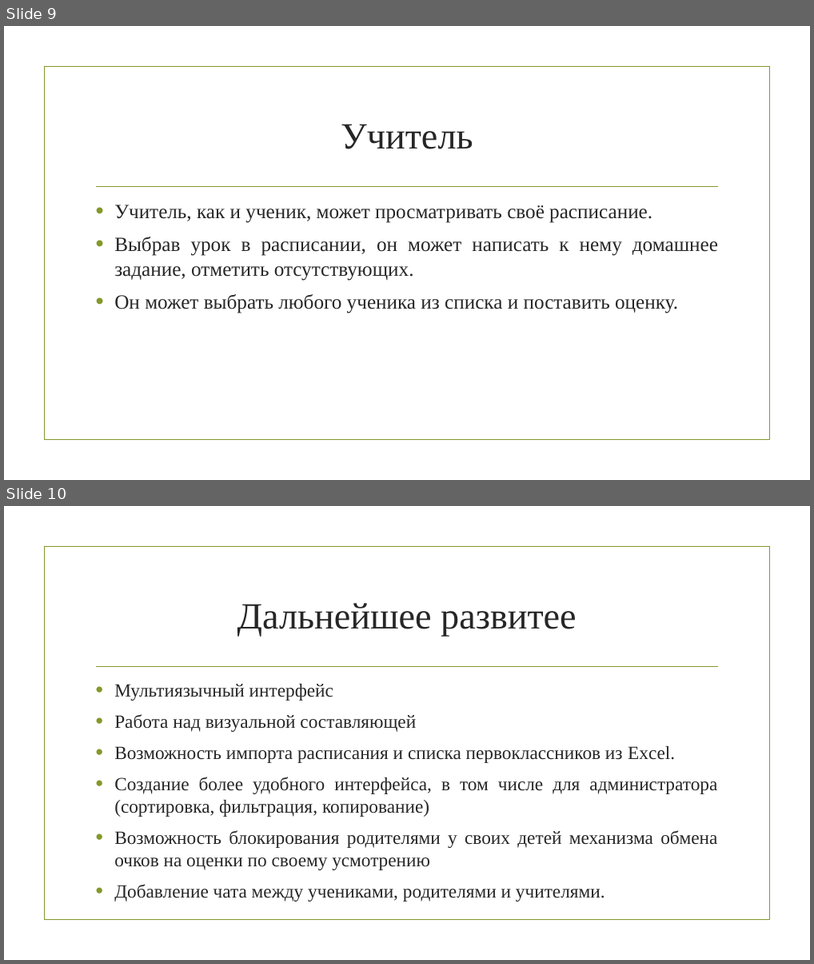
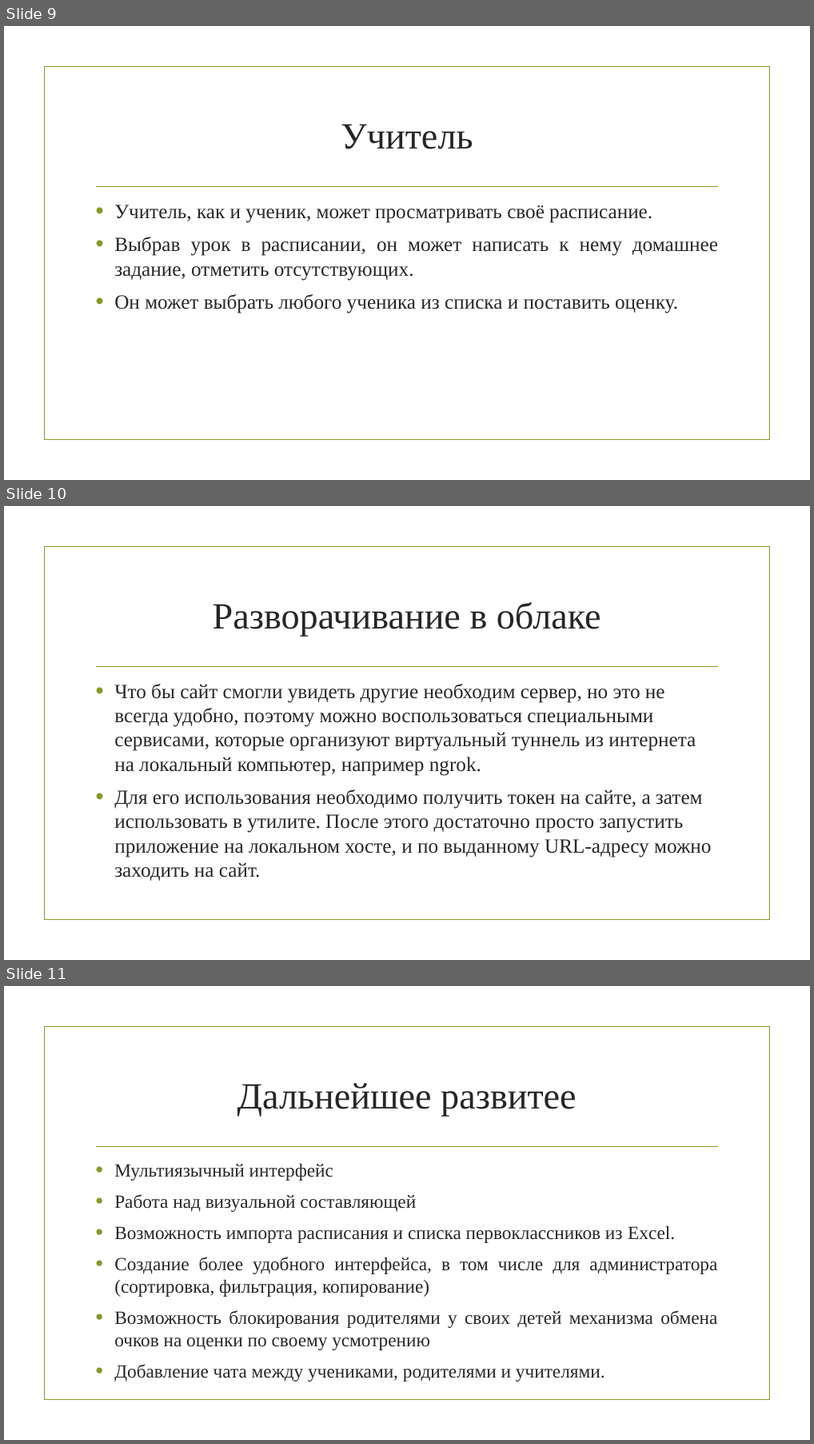
Before and after one commit to CringeCode228/WebSite, a slide deck: Электронный дневник.pptx. Shown one above the other, each under a label of ours: slides 9 and 10 before the commit, slides 9, 10 and 11 after it. The pictures are 814x964 and 814x1444 pixels, drawn with LibreOffice and Linux fonts; fonts in the diff are those of the drawing; background and template pictures are left out. Boxes give left, top, right and bottom in pixels: in the first picture for what was removed or moved away, otherwise in the second. Text is boxed around its words. In the diff, an @@ line names an element or a change of style, - is before the commit and + after.

```diff
--- a/Электронный дневник.pptx
+++ b/Электронный дневник.pptx
@@ slide 10 added at [4,506,810,960], background picture (left out); not listed: 2 template elements that a slide beside it also shows @@
@@ title added at [213,602,602,636], 44 pt, text #262626 @@
+Разворачивание в облаке
@@ text added at [114,684,711,880], 24 pt, text #262626 @@
+• Что бы сайт смогли увидеть другие необходим сервер, но это не всегда удобно, поэтому можно воспользоваться специальными сервисами, которые организуют виртуальный туннель из интернета на локальный компьютер, например ngrok.
+• Для его использования необходимо получить токен на сайте, а затем использовать в утилите. После этого достаточно просто запустить приложение на локальном хосте, и по выданному URL-адресу можно заходить на сайт.
@@ what was slide 10 is now slide 11 @@
```
Also in this commit, not shown: 1 slide changed.
